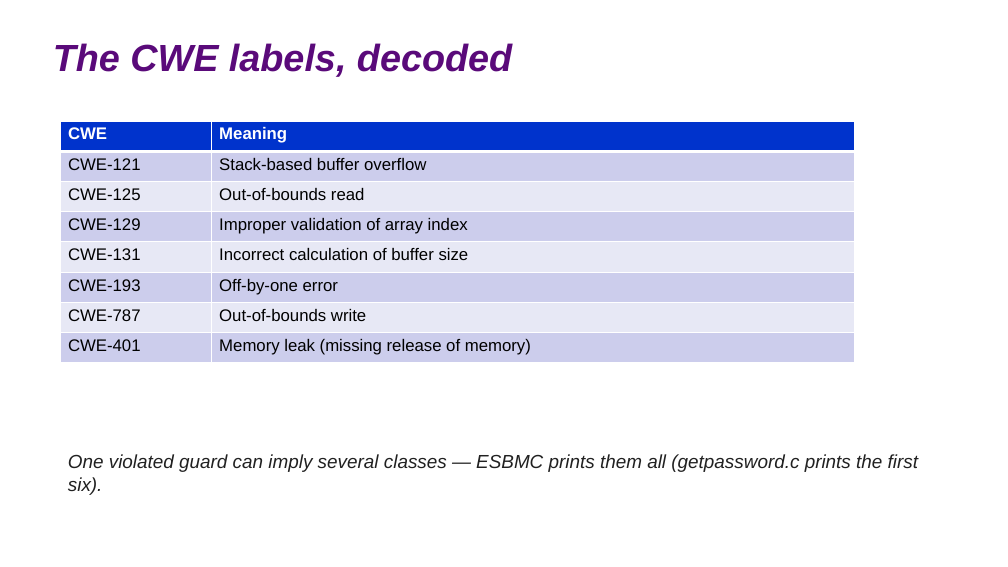
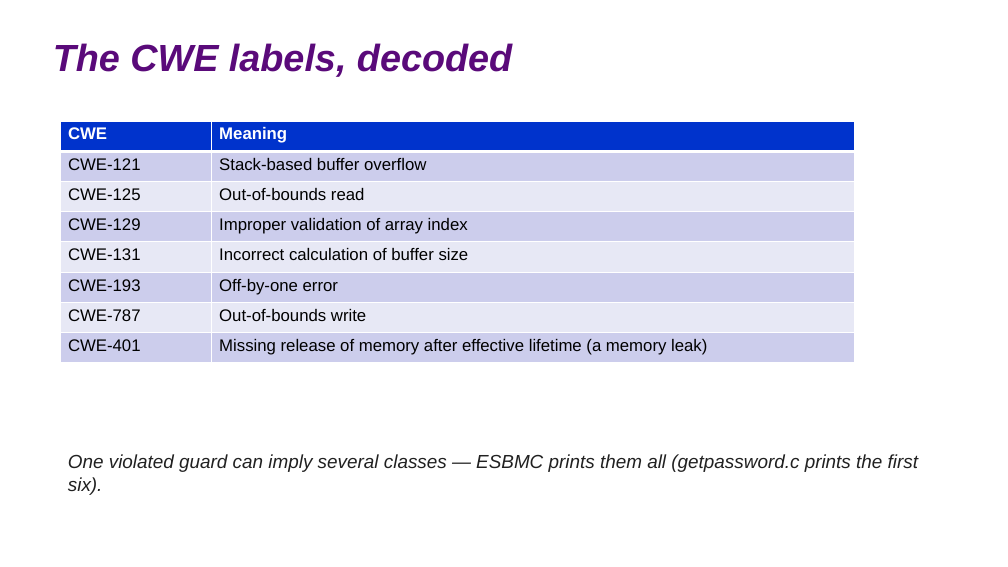
Before and after one commit to lucasccordeiro/unifei, a slide deck: slide 9 of slides/session2/02-memory-model.pptx. Drawn at 1008x567 pixels with LibreOffice and Linux fonts; fonts in the diff are those of the drawing. Boxes give left, top, right and bottom in pixels: in the first picture for what was removed or moved away, otherwise in the second. Text is boxed around its words. In the diff, an @@ line names an element or a change of style, - is before the commit and + after.

Commit message:
Rebuild backup decks with MITRE-verified CWE-401 name
Regenerate the memory-model and k-induction appendices so the binaries
match extend_backup_decks.py at HEAD, whose CWE-401 gloss was aligned
with the official MITRE name (Missing Release of Memory after Effective
Lifetime) during the external-source accuracy review.

```diff
--- a/slides/session2/02-memory-model.pptx
+++ b/slides/session2/02-memory-model.pptx
@@ table at bbox=[60, 121, 854, 363] @@
-row 8, column 2: Memory leak (missing release of memory)
+row 8, column 2: Missing release of memory after effective lifetime (a memory leak)
```
Also in this commit, not shown: 1 other file.
